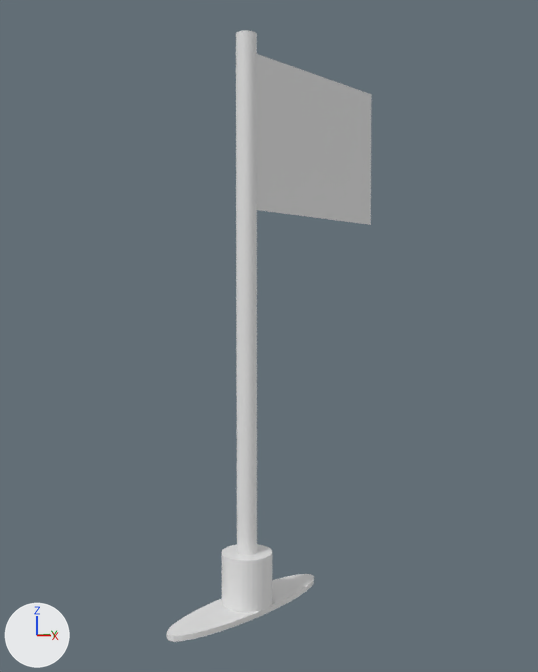
Two versions of the Blender file modelos-vico/tiro de equina.blend, one commit apart.
Before and after are seen from a camera (50 mm lens) standing at (10.12, -10.36, 4.93) and looking at (-0.21, 0.86, 4.21). The lights are fixed; the arrows at lower left show +X, +Y and +Z. The first picture is the older version.

Before the edit, the objects in view are built like this:
```python
me_cylinder = bpy.data.meshes.new('Cylinder')
me_cylinder.from_pydata(...)  # a 32-sided cylinder along z spanning x -1.0..1.0, y -1.0..1.0, z -1.0..1.0
me_cylinder_001 = bpy.data.meshes.new('Cylinder.001')
me_cylinder_001.from_pydata(...)  # a 32-sided cylinder along z spanning x -1.0..1.0, y -1.0..1.0, z -1.0..1.0
me_cylinder_002 = bpy.data.meshes.new('Cylinder.002')
me_cylinder_002.from_pydata(...)  # a 32-sided cylinder along z spanning x -1.0..1.0, y -1.0..1.0, z -1.0..1.0
me_plane_001 = bpy.data.meshes.new('Plane.001')
me_plane_001.from_pydata([(-1.0, -1.0, 0.0), (1.0, -1.0, 0.0), (-1.0, 1.0, 0.0), (1.0, 1.0, 0.0), (-1.0, 0.0, 0.0), (1.0, 0.0, 0.0), (0.0, -1.0, 0.0), (0.0, 1.0, 0.0), (0.0, 0.0, 0.0)], [], [(8, 5, 3, 7), (6, 1, 5, 8), (0, 6, 8, 4), (4, 8, 7, 2)])
ob_cylinder = bpy.data.objects.new('Cylinder', me_cylinder)
ob_cylinder.location = (0.0, 0.0, 5.0)
ob_cylinder.scale = (0.2, 0.2, 5.0)
ob_cylinder_001 = bpy.data.objects.new('Cylinder.001', me_cylinder_001)
ob_cylinder_001.location = (0.0, 0.0, -0.5)
ob_cylinder_001.scale = (0.5, 0.5, 0.5)
ob_cylinder_002 = bpy.data.objects.new('Cylinder.002', me_cylinder_002)
ob_cylinder_002.location = (0.0, 0.0, -1.05)
ob_cylinder_002.scale = (0.5, 2.0, 0.05)
ob_plane = bpy.data.objects.new('Plane', me_plane_001)
ob_plane.location = (0.0, 2.14, 8.2)
ob_plane.rotation_euler = (0.0, 1.571, 0.0)  # degrees (0, 90, 0)
ob_plane.scale = (1.5, 2.0, 1.0)
```
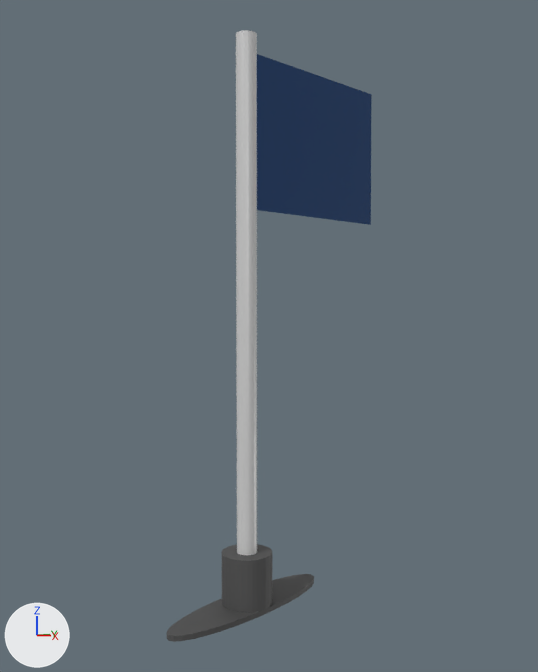
Edits to the bpy script that builds the scene:
```text
Add mat_material_001:
    mat_material_001 = principled_material('Material.001')
    mat_material_001.base_color = (0.0, 0.0437, 0.162)  # dark blue #003b70
    mat_material_001.roughness = 0.7
Add mat_material_003:
    mat_material_003 = principled_material('Material.003')
    mat_material_003.base_color = (0.0908, 0.0908, 0.0908)  # dark grey #555555
    mat_material_003.metallic = 0.2
    mat_material_003.roughness = 0.6
Change me_cylinder_001:
    where me_cylinder_001.from_pydata(...)  # 64 vertices, 34 faces; spans x -1.0..1.0, y -1.0..1.0, z -1.0..1.0
    add me_cylinder_001.materials.append(mat_material_003)  # dark grey #555555
Change me_cylinder_002:
    where me_cylinder_002.from_pydata(...)  # 64 vertices, 34 faces; spans x -1.0..1.0, y -1.0..1.0, z -1.0..1.0
    add me_cylinder_002.materials.append(mat_material_003)  # dark grey #555555
Change me_plane_001:
    where me_plane_001.from_pydata(...)  # 9 vertices, 4 faces; spans x -1.0..1.0, y -1.0..1.0, z 0.0
    add me_plane_001.materials.append(mat_material_001)  # dark blue #003b70
```

What differs and where, as boxes (x1, y1, x2, y2) in the pictures (538 x 672 px):
'Plane', recoloured (white to dark blue): (257, 54, 372, 225) in both
'Cylinder.001', recoloured (white to dark grey): (222, 544, 272, 612) in both
'Cylinder.002', recoloured (white to dark grey): (167, 574, 314, 642) in both
